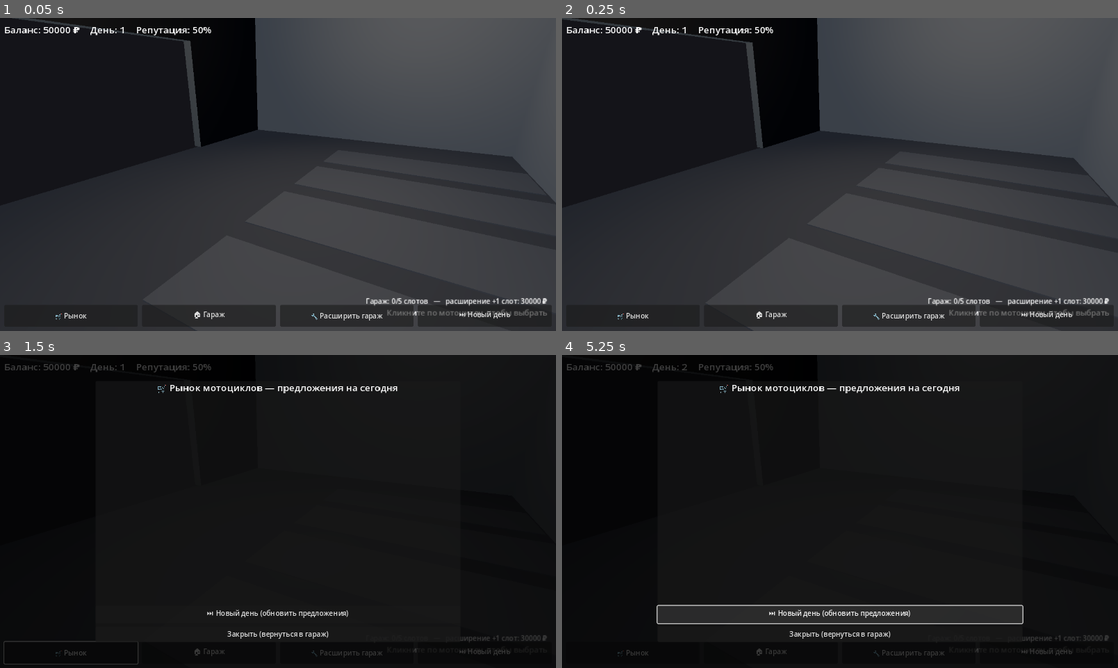
Above: before the commit, frames 1-4 (two rows, left to right).
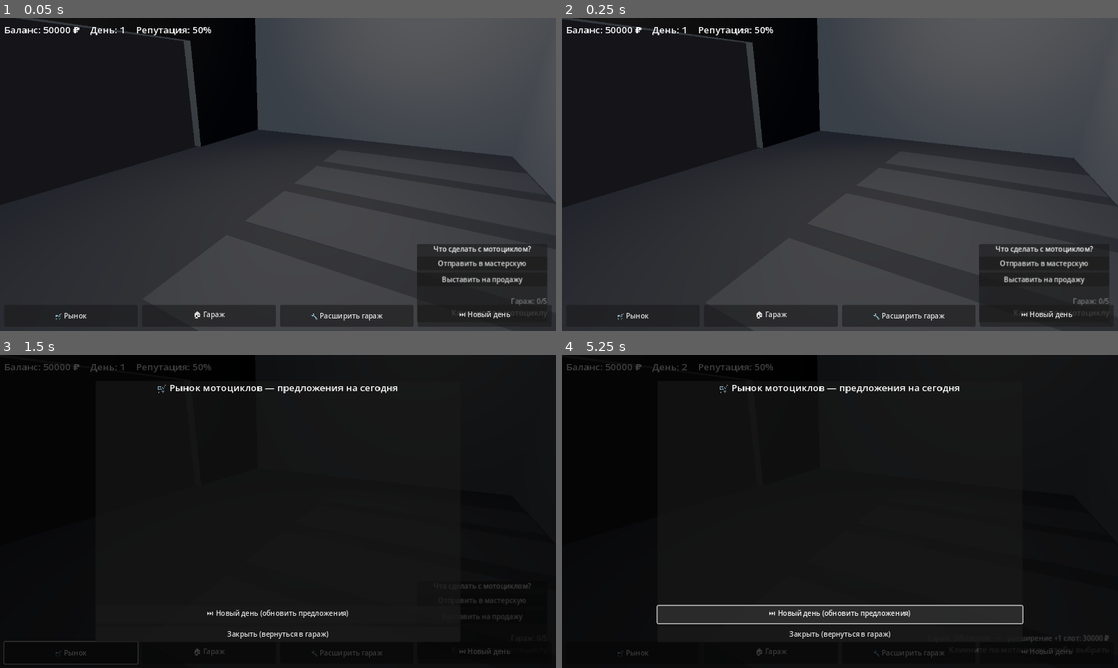
Above: after the commit, the same moments.

Repository: mimistr036-coder/game
Game: Godot game, scene res://scenes/main.tscn
Same seed, same stepped clock (60 frames per second), same inputs: the game is played once before the commit and once after it.
Inputs (mouse positions are in pixels of both pictures, inside the frame that each line leads up to):
- Up to frame 1 (0.05 s): no input
- Up to frame 2 (0.25 s): no input
- Up to frame 3 (1.5 s): click "🛒 Рынок" at 0.5 s; click (483, 599) at 1.25 s, where only the run after the commit has a clickable "Отправить в мастерскую"
- Up to frame 4 (5.25 s): click "🏠 Гараж" at 2 s; click (1045, 617) at 2.75 s, where only the run after the commit has a clickable "Выставить на продажу"; click "🔧 Расширить гараж" at 3.5 s; click "⏭ Новый день" at 4.25 s; click "⏭ Новый день (обновить предло…" at 5 s

The runs differ from the first frame. In frame 1, 3.7% of the frame differs, in the area x 2-100%, y 0-97%; in frame 2, 3.7%, in the area x 1-99%, y 0-97%; in frame 3, 0.2%; in frame 4, nothing differs.
Error in both runs: Invalid assignment of property or key 'bbcode_enabled' with value of type 'bool' on a base object of type 'Label'. (res://scripts/market_ui.gd:43)

Commit message:
fix: сигналы с аргументами обёрнуты в лямбды (ошибка 'expected 0 arguments'), убран ручной resize SubViewport (stretch=true сам управляет размером)
Co-authored-by: arena-agent <297053741+arena-agent@users.noreply.github.com>

Diff:
--- a/scripts/garage_manager.gd
+++ b/scripts/garage_manager.gd
@@ -32,9 +32,21 @@
 	_build_slots_positions()
 	_build_garage_geometry()
 	GameManager.garage_changed.connect(_refresh_bikes)
-	GameManager.money_changed.connect(_refresh_ui)
-	GameManager.day_changed.connect(_refresh_ui)
-	GameManager.reputation_changed.connect(_refresh_ui)
+	GameManager.money_changed.connect(_on_money_changed)
+	GameManager.day_changed.connect(_on_day_changed)
+	GameManager.reputation_changed.connect(_on_rep_changed)
+
+
+func _on_money_changed(_new_amount = null) -> void:
+	_refresh_ui()
+
+
+func _on_day_changed(_new_day = null) -> void:
+	_refresh_ui()
+
+
+func _on_rep_changed(_new_rep = null) -> void:
+	_refresh_ui()
 	send_workshop_btn.pressed.connect(_on_send_workshop)
 	send_sell_btn.pressed.connect(_on_send_sell)
 	interact_panel.visible = false
--- a/scripts/main.gd
+++ b/scripts/main.gd
@@ -38,18 +38,23 @@
 	_on_money_changed(GameManager.money)
 	_on_day_changed(GameManager.day)
 	_on_rep_changed(GameManager.reputation)
-	call_deferred("_update_viewport_size")
-	get_tree().root.size_changed.connect(_update_viewport_size)
+	# Размер SubViewport автоматически подстраивается через stretch=true
 	await get_tree().process_frame
 	show_garage()
 
 
 func _connect_market_signals() -> void:
 	if market_script and market_script.has_method("refresh"):
-		if not GameManager.market_changed.is_connected(market_script.refresh):
-			GameManager.market_changed.connect(market_script.refresh)
-		if not GameManager.money_changed.is_connected(market_script.refresh):
-			GameManager.money_changed.connect(market_script.refresh)
+		# Оборачиваем в лямбду, чтобы signal-параметры (int) не передавались в refresh()
+		if not GameManager.market_changed.is_connected(_on_market_invalidated):
+			GameManager.market_changed.connect(_on_market_invalidated)
+		if not GameManager.money_changed.is_connected(_on_market_invalidated):
+			GameManager.money_changed.connect(_on_market_invalidated)
+
+
+func _on_market_invalidated(_arg = null) -> void:
+	if market_script and market_script.has_method("refresh"):
+		market_script.call_deferred("refresh")
 
 
 func _on_next_day() -> void:
@@ -70,20 +75,14 @@
 	parent.add_child(panel)
 
 
-func _update_viewport_size() -> void:
-	if not is_instance_valid(viewport):
-		return
-	var s: Vector2i = get_viewport().get_visible_rect().size
-	if s.x < 320:
-		s.x = 320
-	if s.y < 240:
-		s.y = 240
-	viewport.size = s
+# (удалён _update_viewport_size т.к. stretch=true сам управляет размером)
 
 
 func _on_money_changed(v: int) -> void:
 	if is_instance_valid(money_label):
 		money_label.text = "Баланс: %d ₽" % v
+	# Также вызываем обновление market UI (через лямбду)
+	_on_market_invalidated()
 
 
 func _on_day_changed(v: int) -> void:
